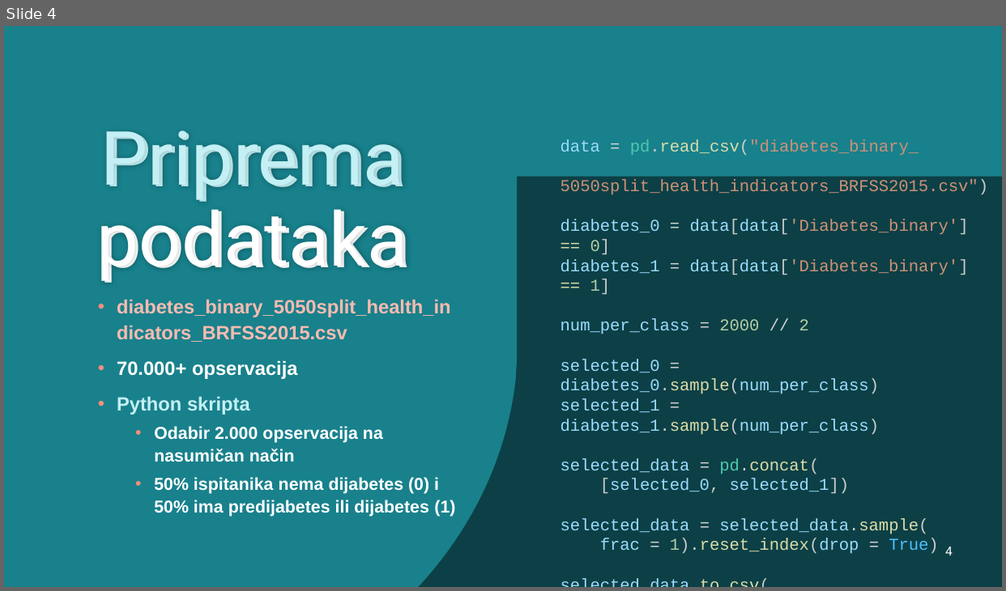
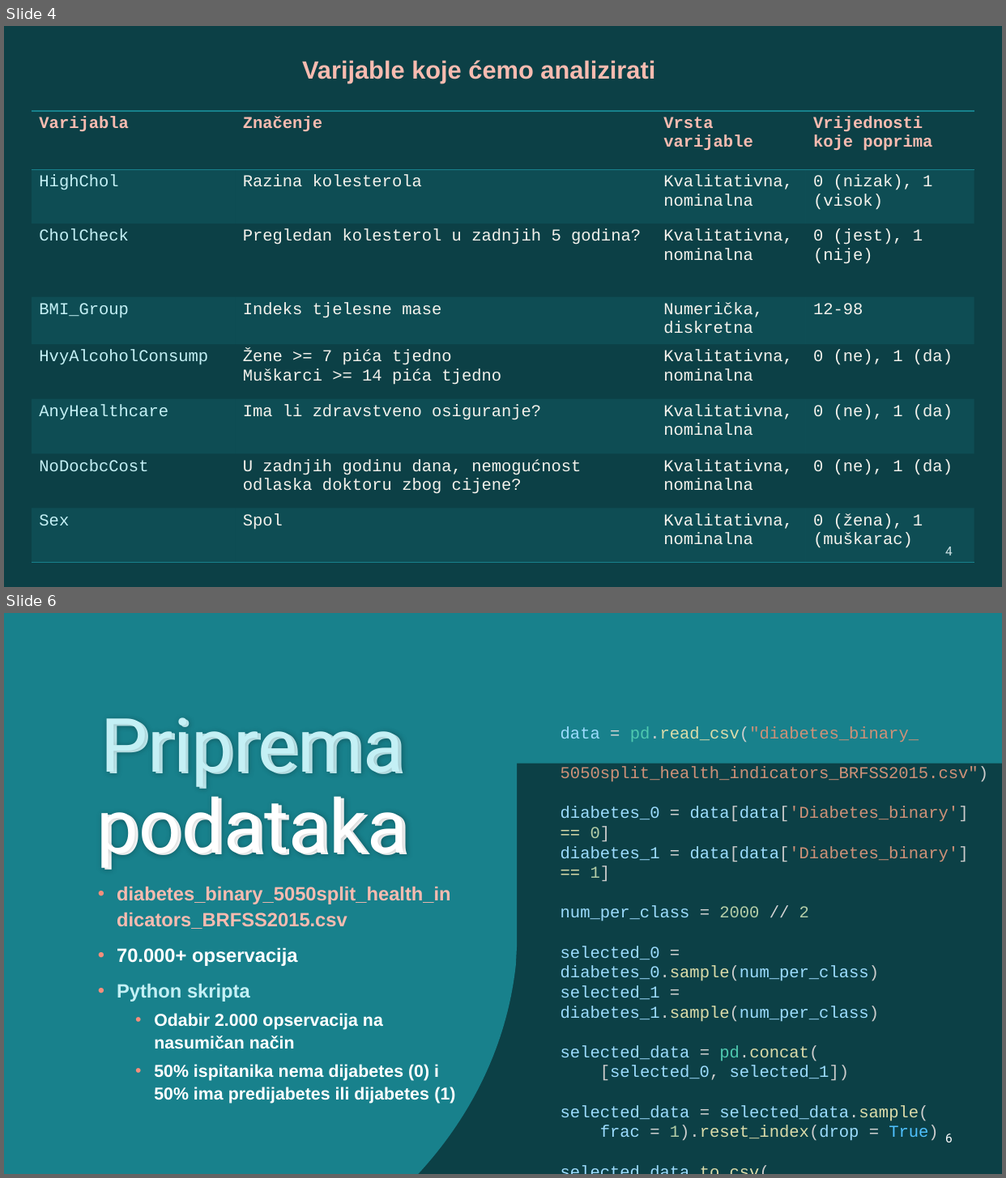
Before and after one commit to jfletcher20/diabetes-health-indicators-analysis, a slide deck: MULTIVARIJANTNA I DUBINSKA ANALIZA PODATAKA.pptx. Shown one above the other, each under a label of ours: slide 4 before the commit, slides 4 and 6 after it; the slides between them are not shown. The pictures are 1006x591 and 1006x1178 pixels, drawn with LibreOffice and Linux fonts; fonts in the diff are those of the drawing. Boxes give left, top, right and bottom in pixels: in the first picture for what was removed or moved away, otherwise in the second. Text is boxed around its words. In the diff, an @@ line names an element or a change of style, - is before the commit and + after.

Commit message:
Add data description to pptx - changed slides 3,4,5

```diff
--- a/MULTIVARIJANTNA I DUBINSKA ANALIZA PODATAKA.pptx
+++ b/MULTIVARIJANTNA I DUBINSKA ANALIZA PODATAKA.pptx
@@ slide 4 added at [4, 26, 1002, 587], background #18818C; not listed: 2 template elements that a slide beside it also shows @@
@@ freeform shape added at [4, 26, 1002, 587], fill #0C4046 @@
@@ text added at [302, 60, 655, 84], 24 pt, text #F8BBB0, bold @@
+Varijable koje ćemo analizirati
@@ table added at [32, 111, 974, 563], 8 rows, 4 columns @@
+Varijabla | Značenje | Vrsta varijable | Vrijednosti koje poprima
+HighChol | Razina kolesterola | Kvalitativna, nominalna | 0 (nizak), 1 (visok)
+CholCheck | Pregledan kolesterol u zadnjih 5 godina? | Kvalitativna, nominalna | 0 (jest), 1 (nije)
+BMI_Group | Indeks tjelesne mase | Numerička, diskretna | 12-98
+HvyAlcoholConsump | Žene >= 7 pića tjedno / Muškarci >= 14 pića tjedno | Kvalitativna, nominalna | 0 (ne), 1 (da)
+AnyHealthcare | Ima li zdravstveno osiguranje? | Kvalitativna, nominalna | 0 (ne), 1 (da)
+NoDocbcCost | U zadnjih godinu dana, nemogućnost odlaska doktoru zbog cijene? | Kvalitativna, nominalna | 0 (ne), 1 (da)
+Sex | Spol | Kvalitativna, nominalna | 0 (žena), 1 (muškarac)
@@ page number added at [945, 547, 953, 556], 12 pt, text #FFFFFF @@
+4
@@ what was slide 4 is now slide 6 @@
@@ page number at [945, 1134, 953, 1143]: text changed @@
-4
+6
```
Also in this commit, not shown: 1 slide changed, 1 other slide added.
